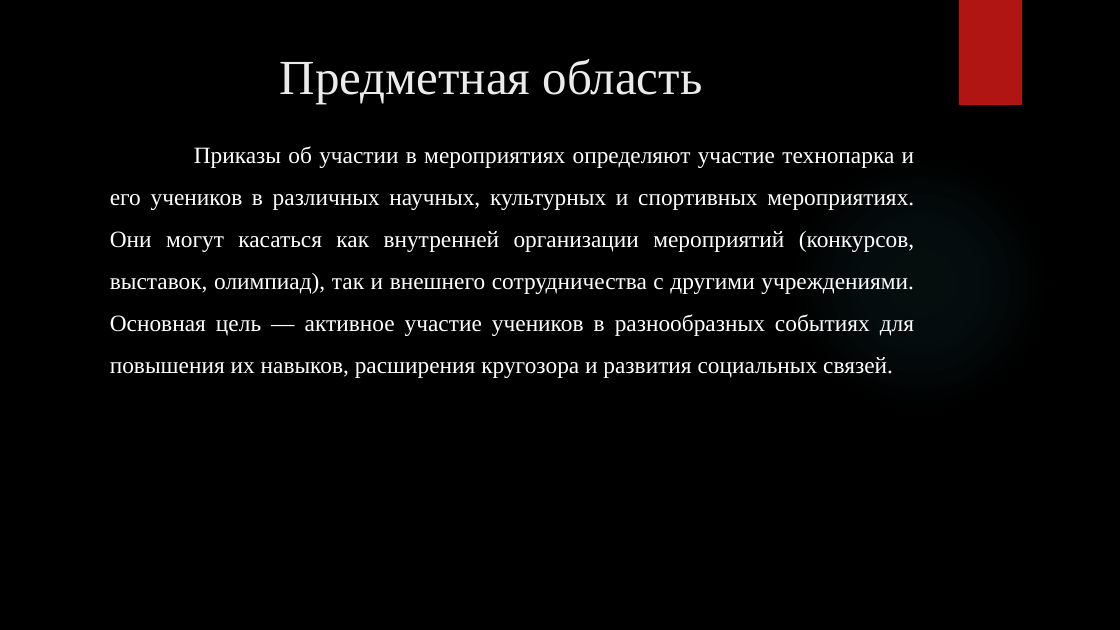
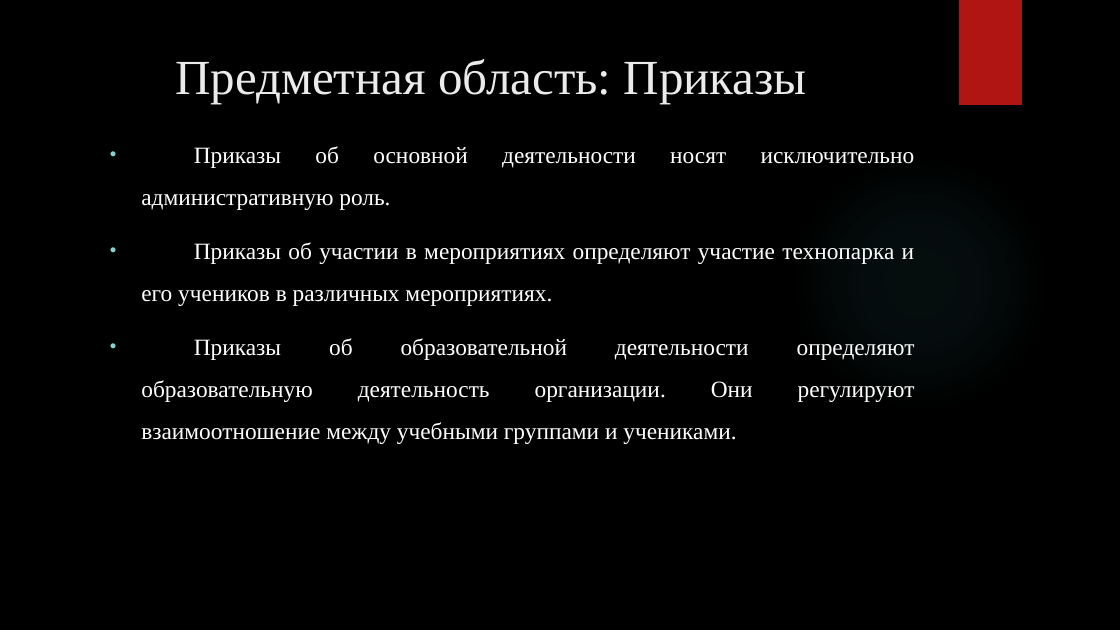
Before and after one commit to RAdKuzur/ASTU, a slide deck: slide 8 of Дипломная работа/Презентация Курсовая.pptx (slide 7 before the commit). Drawn at 1120x630 pixels with LibreOffice and Linux fonts; fonts in the diff are those of the drawing; background and template pictures are left out. Boxes give left, top, right and bottom in pixels: in the first picture for what was removed or moved away, otherwise in the second. Text is boxed around its words. In the diff, an @@ line names an element or a change of style, - is before the commit and + after.

```diff
--- a/Дипломная работа/Презентация Курсовая.pptx
+++ b/Дипломная работа/Презентация Курсовая.pptx
@@ title at [175, 59, 807, 104]: text changed @@
-Предметная область
+Предметная область: Приказы
@@ text at [141, 146, 915, 444]: text changed @@
-Приказы об участии в мероприятиях определяют участие технопарка и его учеников в различных научных, культурных и спортивных мероприятиях. Они могут касаться как внутренней организации мероприятий (конкурсов, выставок, олимпиад), так и внешнего сотрудничества с другими учреждениями. Основная цель — активное участие учеников в разнообразных событиях для повышения их навыков, расширения кругозора и развития социальных связей.
+• Приказы об основной деятельности носят исключительно административную роль.
+• Приказы об участии в мероприятиях определяют участие технопарка и его учеников в различных мероприятиях.
+• Приказы об образовательной деятельности определяют образовательную деятельность организации. Они регулируют взаимоотношение между учебными группами и учениками.
```
Also in this commit, not shown: 10 other slides changed, 5 slides added, 3 slides removed, 1 other file.
